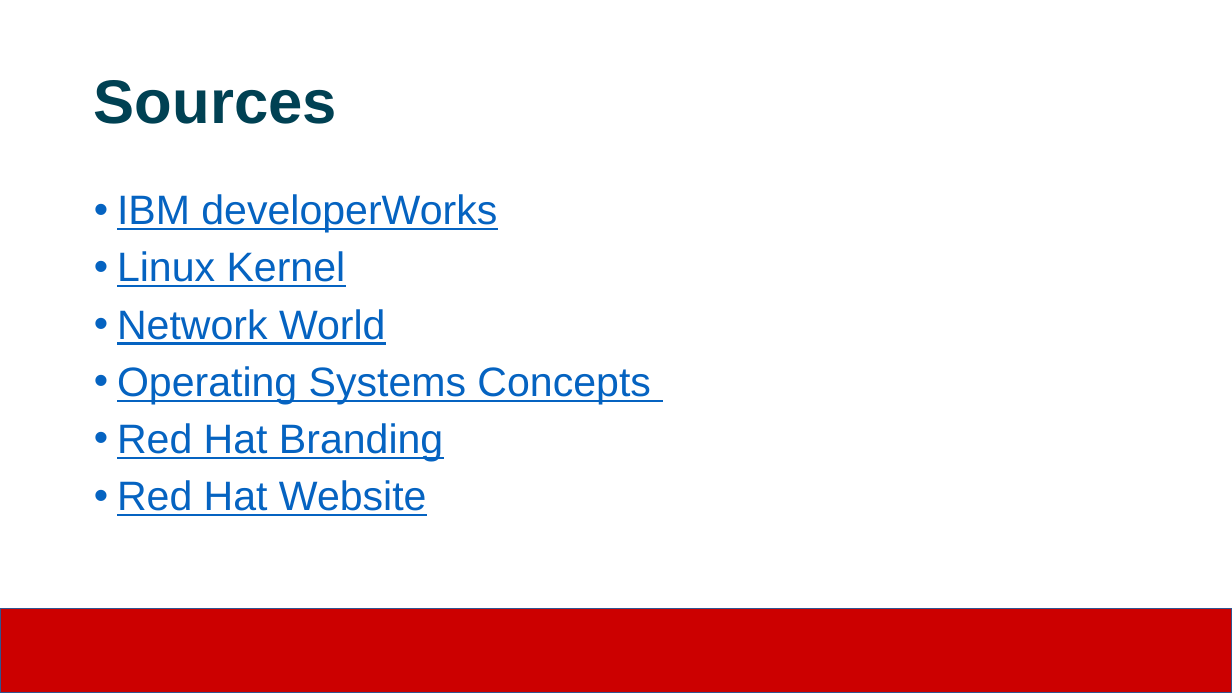
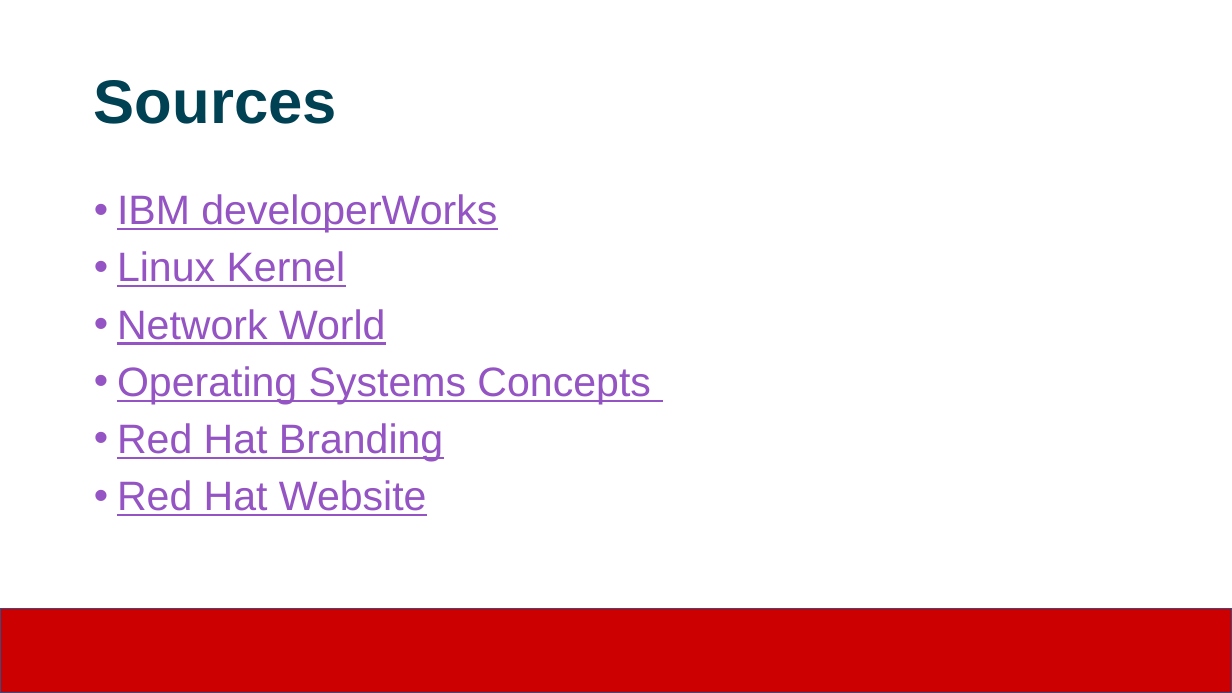
Before and after one commit to JimmyJHickey/Rambunctious-Homunculi, a slide deck: slide 10 of reports/RedHat_Presentation.pptx. Drawn at 1232x693 pixels with LibreOffice and Linux fonts; fonts in the diff are those of the drawing; background and template pictures are left out. Boxes give left, top, right and bottom in pixels: in the first picture for what was removed or moved away, otherwise in the second. Text is boxed around its words. In the diff, an @@ line names an element or a change of style, - is before the commit and + after.

Commit message:
powerpoint

```diff
--- a/reports/RedHat_Presentation.pptx
+++ b/reports/RedHat_Presentation.pptx
@@ text "IBM developerWorks" at <box>117,194,650,516</box>: text colour #0563C1 to #9454C3 @@
@@ rectangle at <box>0,608,1232,693</box>: outline #325491 1 pt to #374B7F 1 pt @@
```
Also in this commit, not shown: 10 other slides changed.
